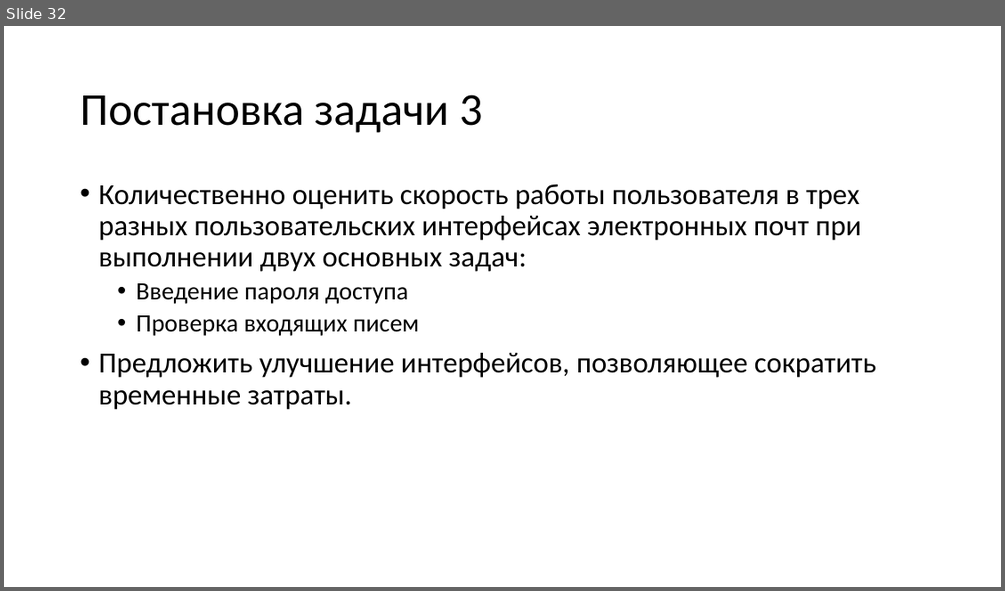
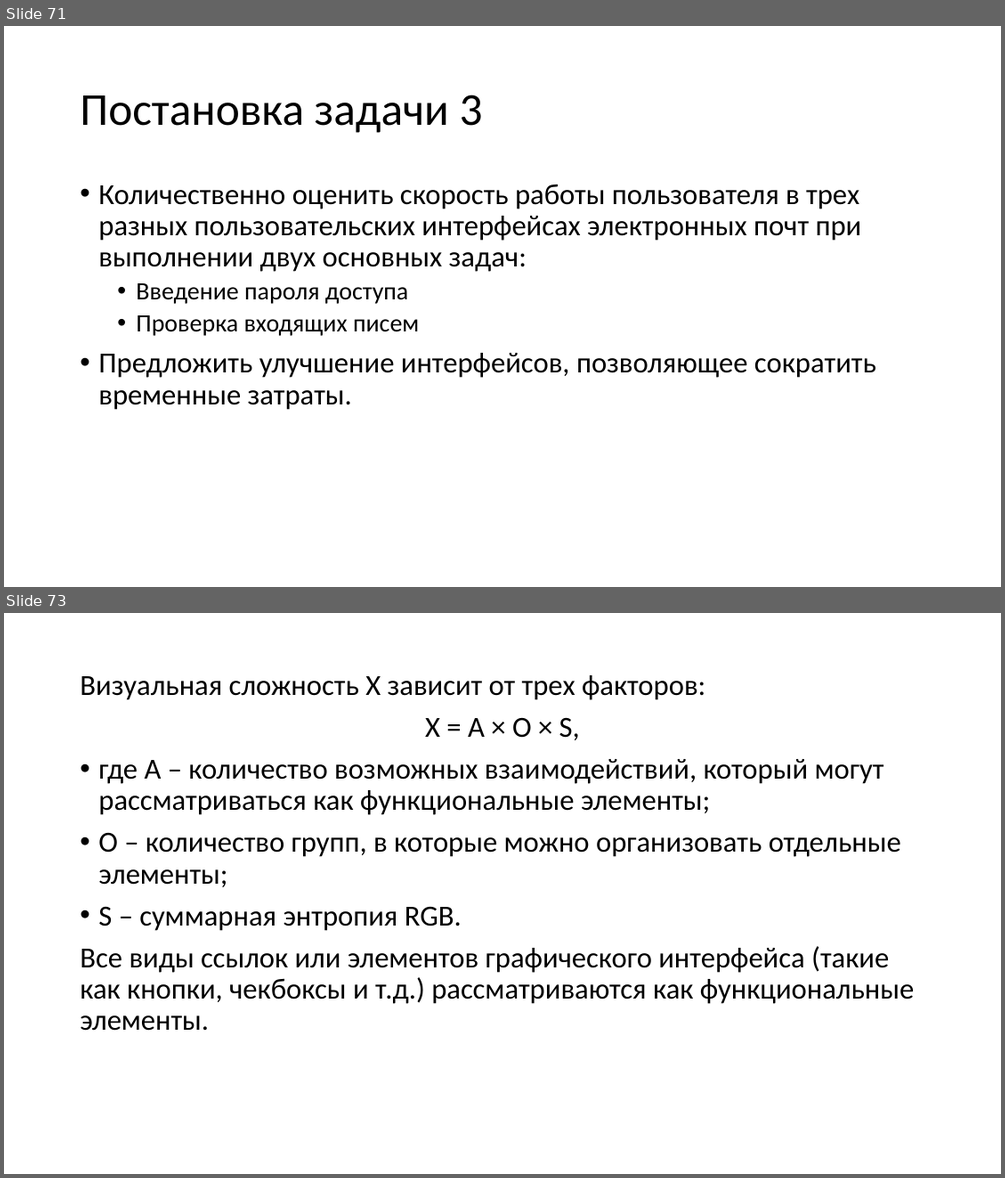
Before and after one commit to naumovda/ux, a slide deck: slides/ux-slides-11.pptx. Shown one above the other, each under a label of ours: slide 32 before the commit, slides 71 and 73 after it; the slides between them are not shown. The pictures are 1005x591 and 1005x1178 pixels, drawn with LibreOffice and Linux fonts; fonts in the diff are those of the drawing. Boxes give left, top, right and bottom in pixels: in the first picture for what was removed or moved away, otherwise in the second. Text is boxed around its words. In the diff, an @@ line names an element or a change of style, - is before the commit and + after.

```diff
--- a/slides/ux-slides-11.pptx
+++ b/slides/ux-slides-11.pptx
@@ slide 73 added at [4, 613, 1001, 1174], background #FFFFFF @@
@@ text added at [80, 675, 914, 1030], 28 pt, text #000000 @@
+Визуальная сложность X зависит от трех факторов:
+X = A × O × S,
+• где A – количество возможных взаимодействий, который могут рассматриваться как функциональные элементы;
+• O – количество групп, в которые можно организовать отдельные элементы;
+• S – суммарная энтропия RGB.
+Все виды ссылок или элементов графического интерфейса (такие как кнопки, чекбоксы и т.д.) рассматриваются как функциональные элементы.
@@ what was slide 32 is now slide 71 @@
```
Also in this commit, not shown: 5 slides changed, 41 other slides added, 7 other files.
